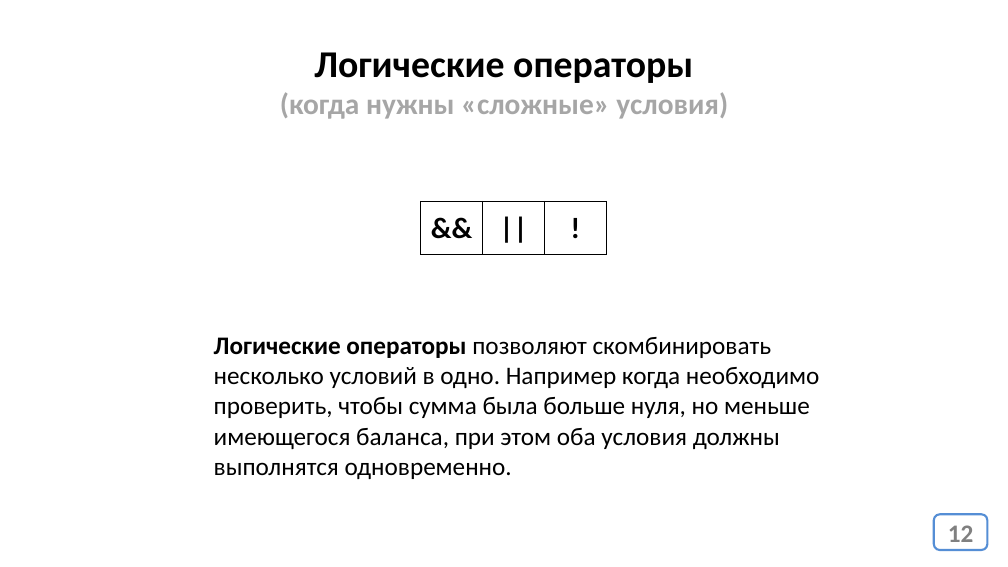
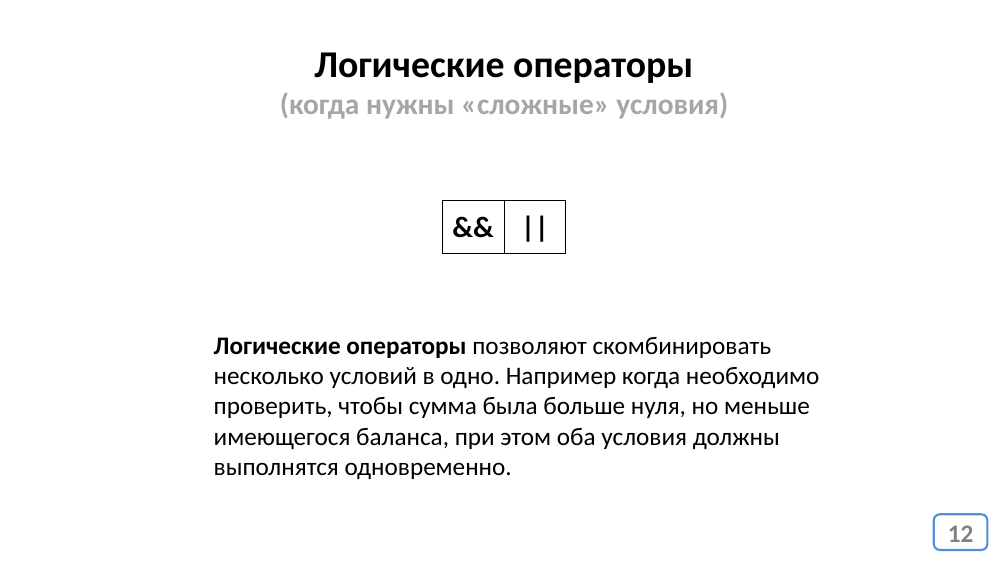
Before and after one commit to web-46-ortdnipro/lesson19, a slide deck: slide 12 of lesson19.pptx. Drawn at 1008x567 pixels with LibreOffice and Linux fonts; fonts in the diff are those of the drawing. Boxes give left, top, right and bottom in pixels: in the first picture for what was removed or moved away, otherwise in the second. Text is boxed around its words. In the diff, an @@ line names an element or a change of style, - is before the commit and + after.

```diff
--- a/lesson19.pptx
+++ b/lesson19.pptx
@@ table at [442, 200, 566, 254] @@
-column 3: !
@@ table: place and size @@
-table at [420, 201, 606, 255]
+table at [442, 200, 566, 254]
```
Also in this commit, not shown: 2 other slides changed, 1 other file.
